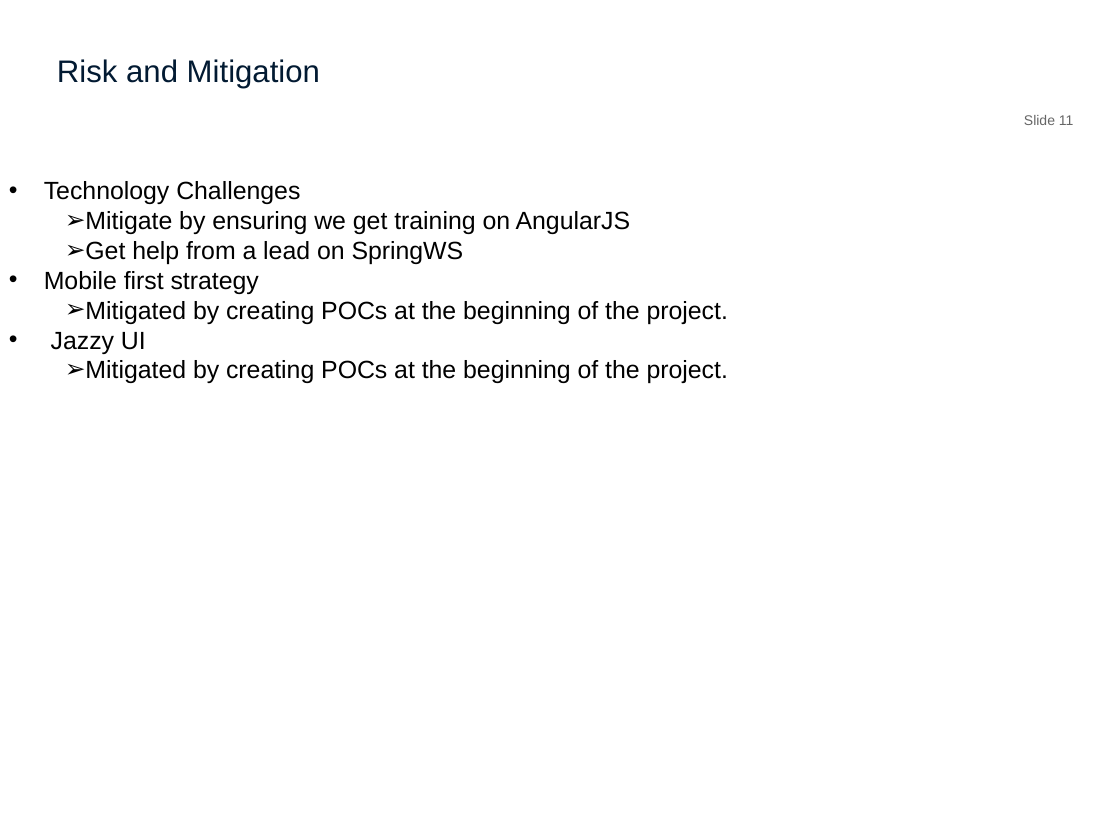
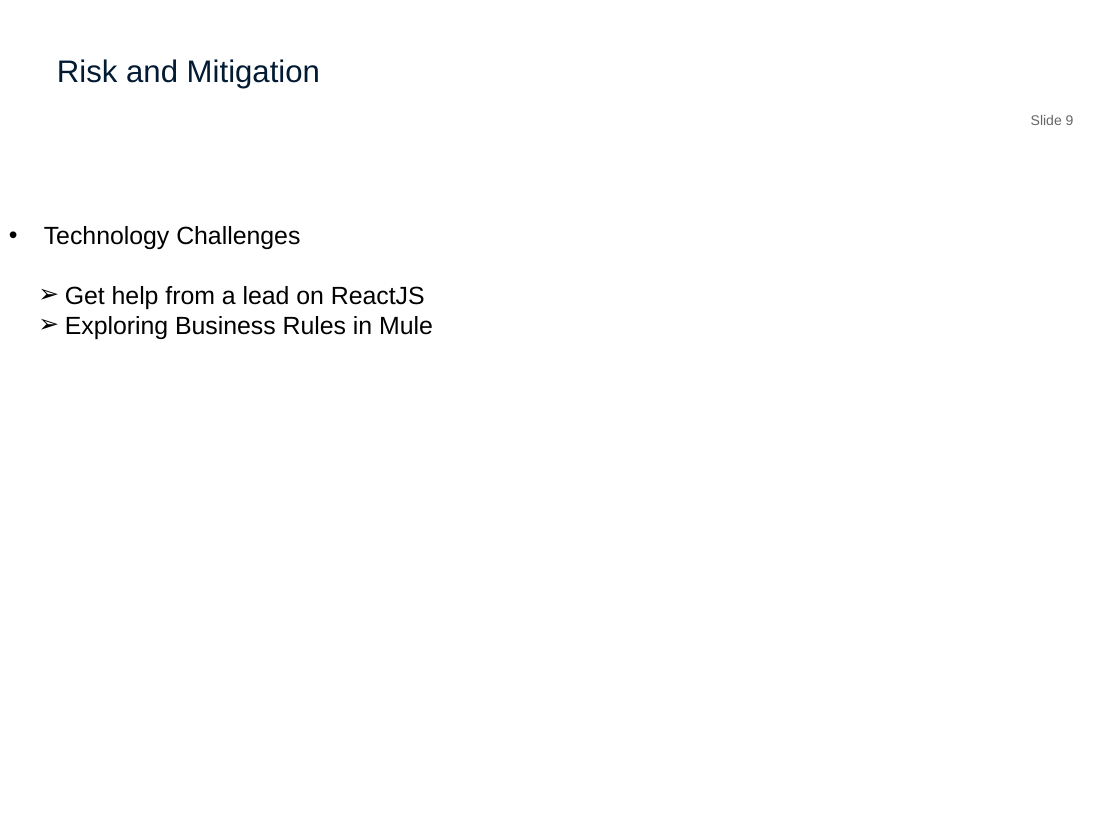
Before and after one commit to syedmehdifaraz/CateringService, a slide deck: slide 9 of Inception/CateringServices_InceptionPresentation_v1.pptx (slide 11 before the commit). Drawn at 1120x840 pixels with LibreOffice and Linux fonts; fonts in the diff are those of the drawing; background and template pictures are left out. Boxes give left, top, right and bottom in pixels: in the first picture for what was removed or moved away, otherwise in the second. Text is boxed around its words. In the diff, an @@ line names an element or a change of style, - is before the commit and + after.

```diff
--- a/Inception/CateringServices_InceptionPresentation_v1.pptx
+++ b/Inception/CateringServices_InceptionPresentation_v1.pptx
@@ page number at (x1=1031, y1=115, x2=1074, y2=125): text changed @@
-Slide 11
+Slide 9
@@ text "Technology Challenges" moved from (x1=44, y1=181, x2=728, y2=383) to (x1=44, y1=226, x2=433, y2=339) @@
@@ text at (x1=65, y1=286, x2=433, y2=339): text changed @@
-  ➢ Mitigate by ensuring we get training on AngularJS
-  ➢ Get help from a lead on SpringWS
-• Mobile first strategy
-  ➢ Mitigated by creating POCs at the beginning of the project.
-• Jazzy UI
-  ➢ Mitigated by creating POCs at the beginning of the project.
+  ➢ Get help from a lead on ReactJS
+  ➢ Exploring Business Rules in Mule
```
Also in this commit, not shown: 5 other slides changed, 2 slides removed.
